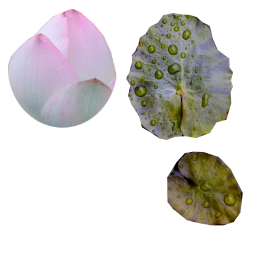
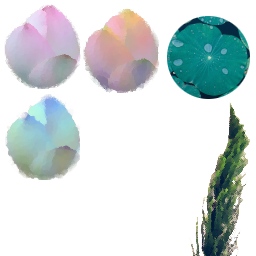
Comparing the layer stacks of the two 256 x 256 images. Changes:
hid "Pasted Layer #2" over [167,151,243,226]
hid "Pasted Layer #1" over [126,13,233,140]
added layer "photo-1517191434949-5e90cd67d2b6-removebg-preview.png" above "Pasted Layer copy #1" over [189,101,251,256]
added layer "Pasted Layer copy #1" above "Pasted Layer copy" over [83,8,160,93]
added layer "Pasted Layer copy" above "Pasted Layer #3" over [5,94,81,180]
added layer "Pasted Layer #3" above "anna-sushok-yZ6ldLZu09c-unsplash.jpg" over [167,16,250,99]
painted on "Pasted Layer" over [4,4,117,128]
